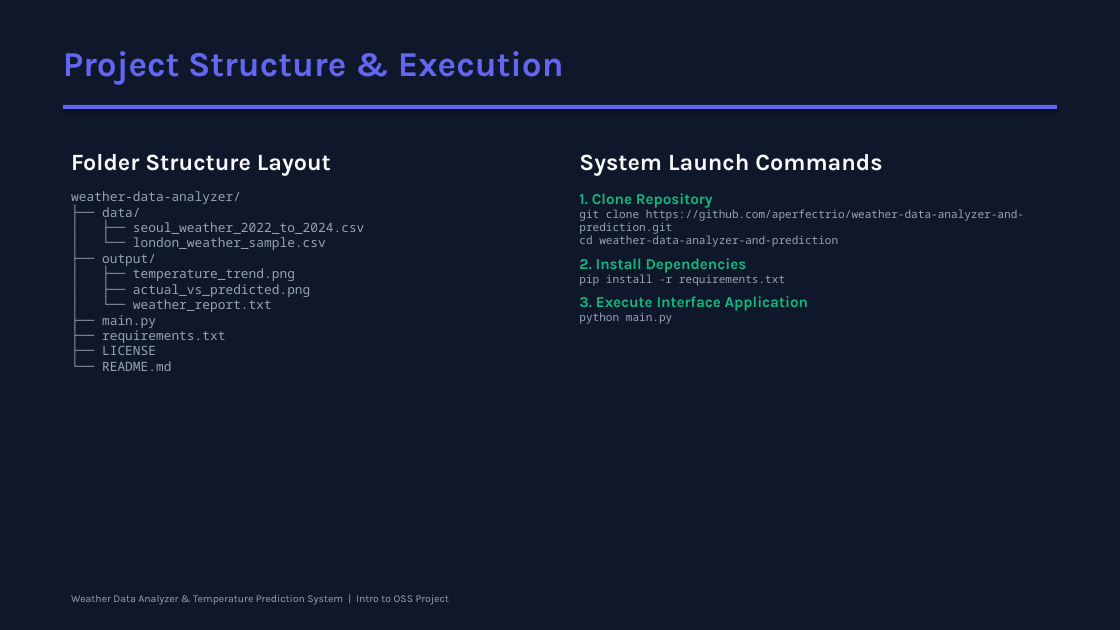
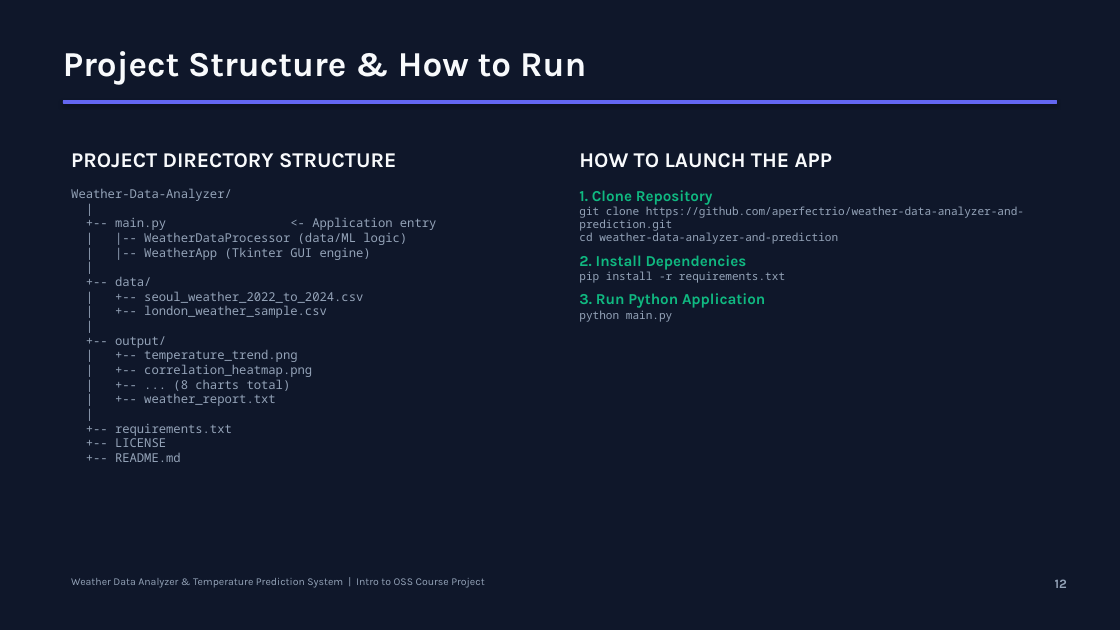
Before and after one commit to aperfectrio/weather-data-analyzer-and-prediction, a slide deck: slide 12 of Weather_Data_Analyzer_Presentation.pptx. Drawn at 1120x630 pixels with LibreOffice and Linux fonts; fonts in the diff are those of the drawing. Boxes give left, top, right and bottom in pixels: in the first picture for what was removed or moved away, otherwise in the second. Text is boxed around its words. In the diff, an @@ line names an element or a change of style, - is before the commit and + after.

Commit message:
Refactor presentation slide deck to match NIDS layout style

```diff
--- a/Weather_Data_Analyzer_Presentation.pptx
+++ b/Weather_Data_Analyzer_Presentation.pptx
@@ text at bbox=[63, 51, 586, 85]: text changed; text colour #6366F1 to #F8FAFC @@
-Project Structure & Execution
+Project Structure & How to Run
@@ rectangle: place and size @@
-rectangle at bbox=[63, 105, 1057, 108]
+rectangle at bbox=[63, 101, 1057, 103]
@@ text at bbox=[71, 153, 437, 462]: text changed; size 11 to 10.5 pt @@
-Folder Structure Layout
-weather-data-analyzer/
-├── data/
-│ ├── seoul_weather_2022_to_2024.csv
-│ └── london_weather_sample.csv
-├── output/
-│ ├── temperature_trend.png
-│ ├── actual_vs_predicted.png
-│ └── weather_report.txt
-├── main.py
-├── requirements.txt
-├── LICENSE
-└── README.md
+PROJECT DIRECTORY STRUCTURE
+Weather-Data-Analyzer/
+|
++-- main.py <- Application entry
+| |-- WeatherDataProcessor (data/ML logic)
+| |-- WeatherApp (Tkinter GUI engine)
+|
++-- data/
+| +-- seoul_weather_2022_to_2024.csv
+| +-- london_weather_sample.csv
+|
++-- output/
+| +-- temperature_trend.png
+| +-- correlation_heatmap.png
+| +-- ... (8 charts total)
+| +-- weather_report.txt
+|
++-- requirements.txt
++-- LICENSE
++-- README.md
@@ text at bbox=[579, 153, 832, 168]: text changed; size 20 to 18 pt @@
-System Launch Commands
+HOW TO LAUNCH THE APP
@@ text at bbox=[579, 293, 765, 308]: text changed @@
-3. Execute Interface Application
+3. Run Python Application
@@ text at bbox=[71, 578, 484, 588]: text changed @@
-Weather Data Analyzer & Temperature Prediction System | Intro to OSS Project
+Weather Data Analyzer & Temperature Prediction System | Intro to OSS Course Project
@@ text added at bbox=[1055, 579, 1067, 588], 11 pt, text #94A3B8, bold @@
+12
```
Also in this commit, not shown: 9 other slides changed, 4 slides added, 4 slides removed.
